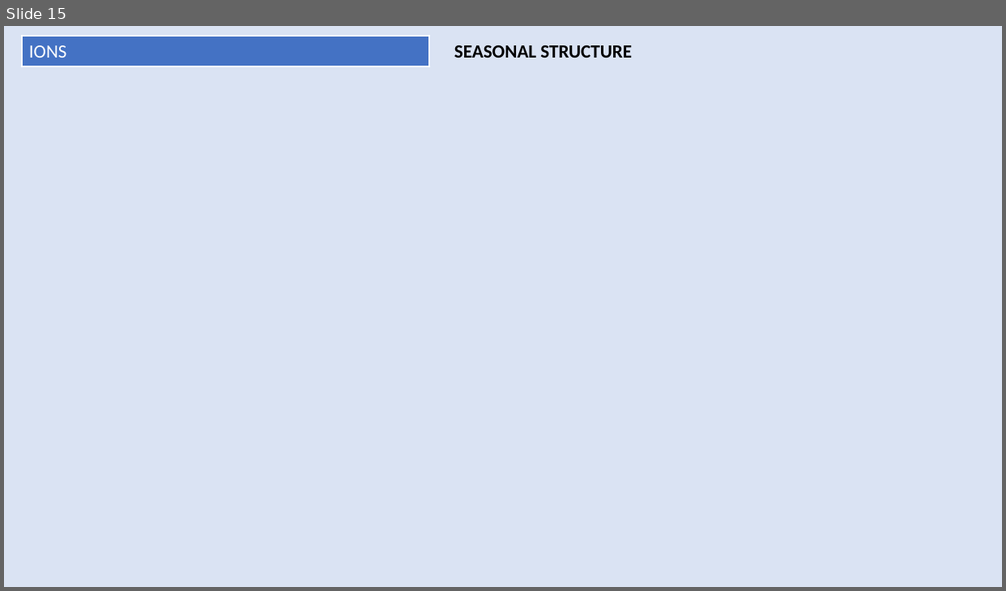
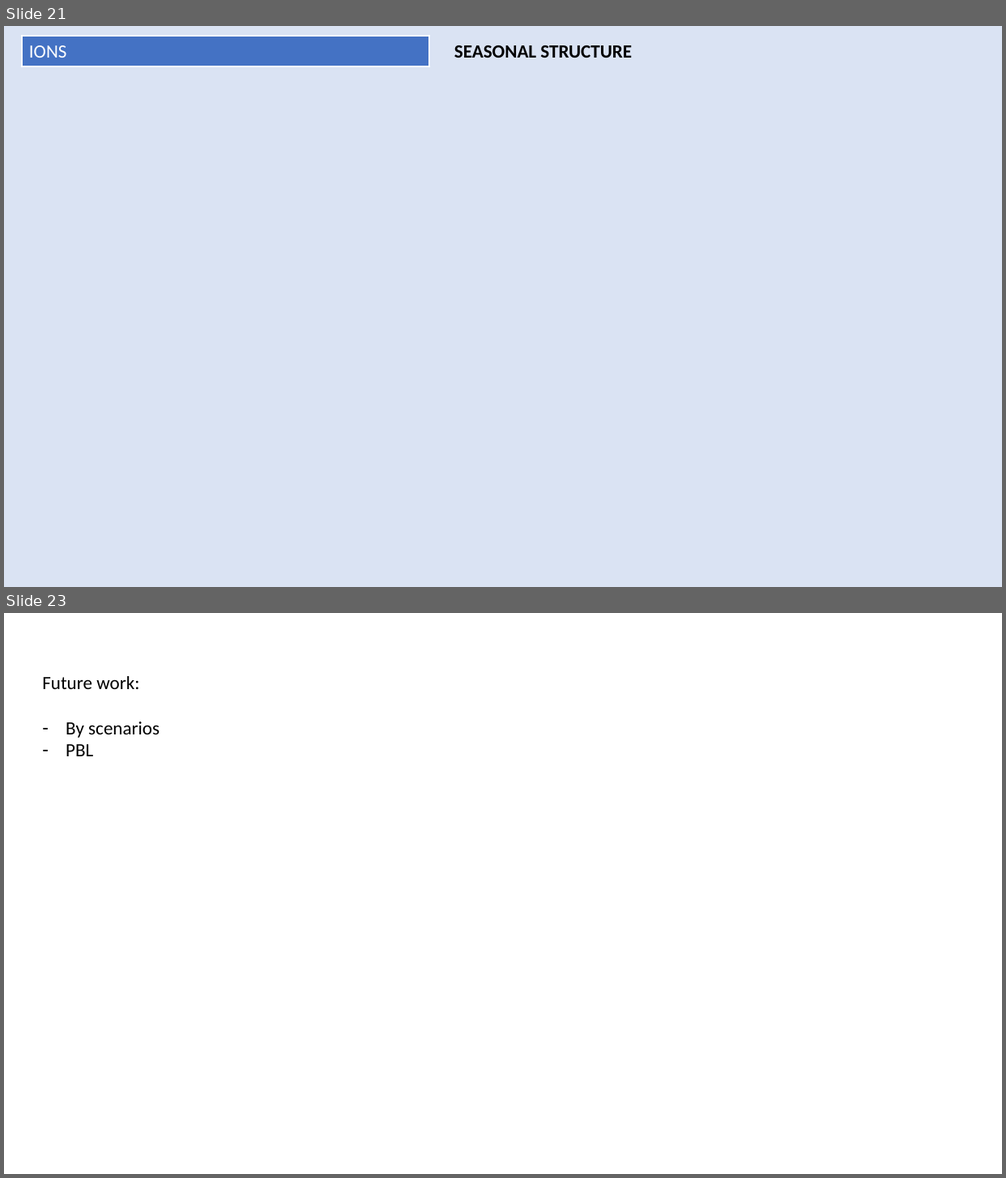
Before and after one commit to martavia0/All_Treatment, a slide deck: Plots.pptx. Shown one above the other, each under a label of ours: slide 15 before the commit, slides 21 and 23 after it; the slides between them are not shown. The pictures are 1006x591 and 1006x1178 pixels, drawn with LibreOffice and Linux fonts; fonts in the diff are those of the drawing. Boxes give left, top, right and bottom in pixels: in the first picture for what was removed or moved away, otherwise in the second. Text is boxed around its words. In the diff, an @@ line names an element or a change of style, - is before the commit and + after.

```diff
--- a/Plots.pptx
+++ b/Plots.pptx
@@ slide 23 added at (x1=4, y1=613, x2=1002, y2=1174), background #FFFFFF @@
@@ text added at (x1=42, y1=676, x2=160, y2=756), 18 pt, text #000000 @@
+Future work:
+– By scenarios
+– PBL
@@ what was slide 15 is now slide 21 @@
```
Also in this commit, not shown: 1 slide changed, 7 other slides added, 1 other file.
